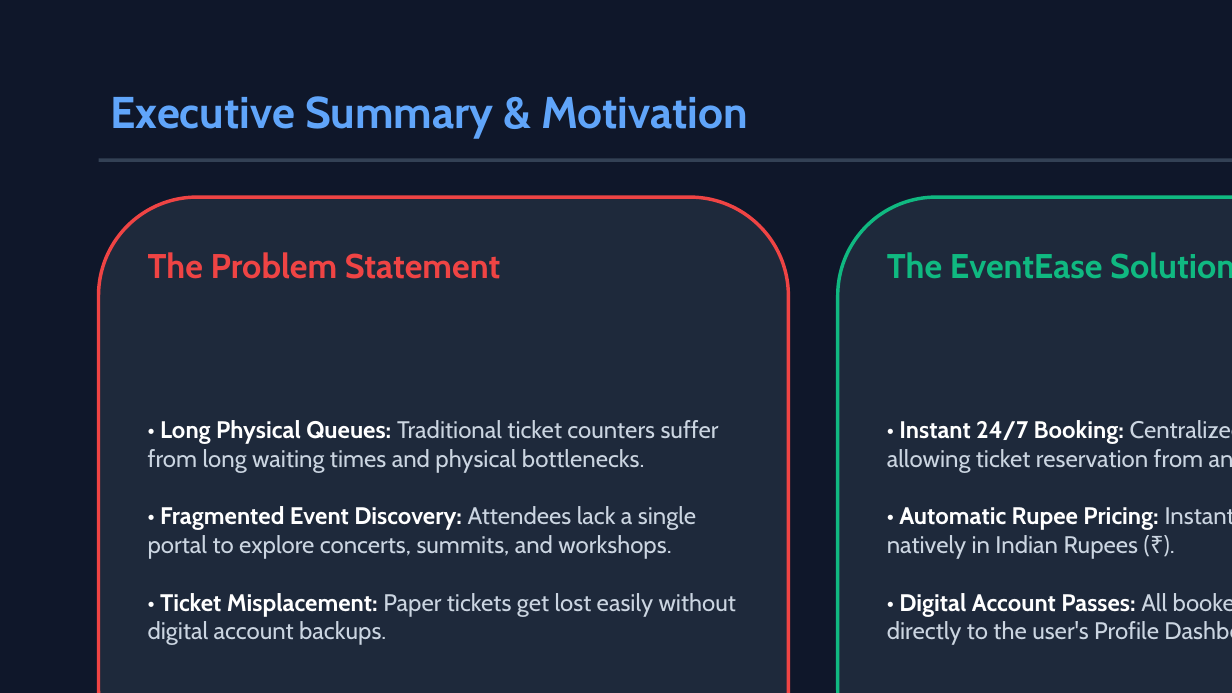
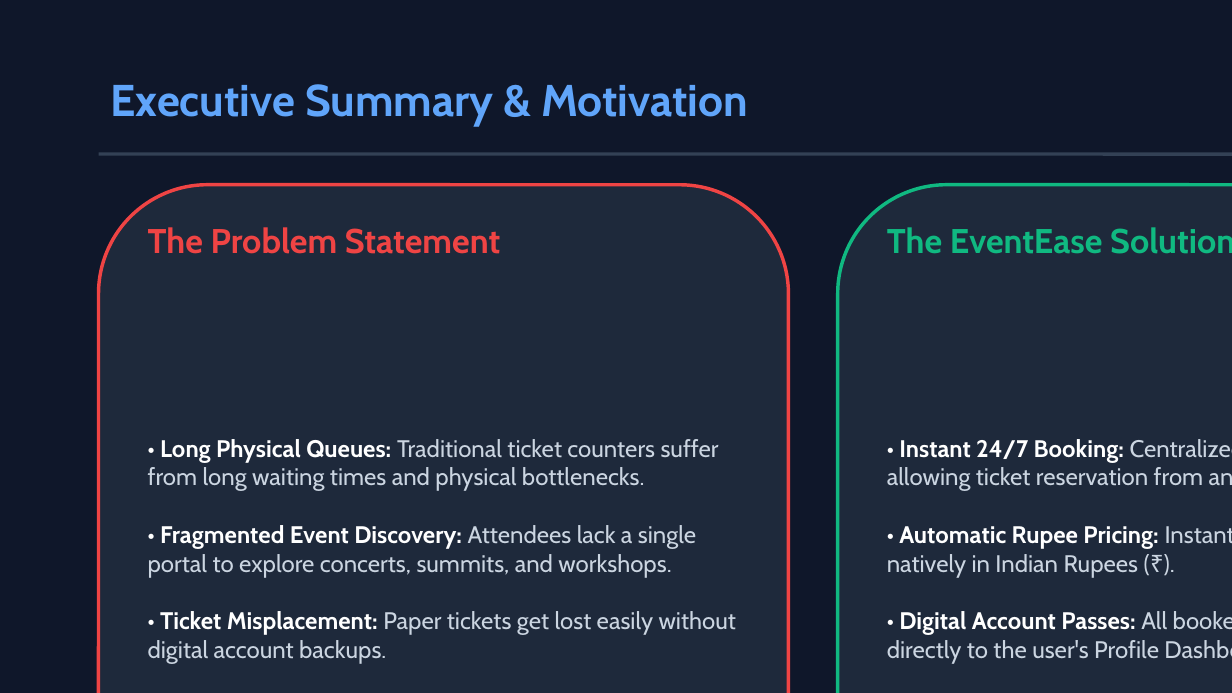
Before and after one commit to sakaliyavinay/EventEase, a slide deck: slide 2 of EventEase_Presentation.pptx. Drawn at 1232x693 pixels with LibreOffice and Linux fonts; fonts in the diff are those of the drawing. Boxes give left, top, right and bottom in pixels: in the first picture for what was removed or moved away, otherwise in the second. Text is boxed around its words. In the diff, an @@ line names an element or a change of style, - is before the commit and + after.

```diff
--- a/EventEase_Presentation.pptx
+++ b/EventEase_Presentation.pptx
@@ text "Executive Summary & Motivation" moved from (x1=111, y1=96, x2=748, y2=139) to (x1=111, y1=84, x2=748, y2=126) @@
@@ line moved from (99, 160) - (1232, 160) to (99, 154) - (1232, 154) @@
@@ rounded rectangle resized from (x1=99, y1=197, x2=788, y2=693) to (x1=99, y1=185, x2=788, y2=693) @@
@@ text "The Problem Statement" moved from (x1=148, y1=252, x2=500, y2=279) to (x1=148, y1=227, x2=500, y2=254) @@
@@ rounded rectangle resized from (x1=838, y1=197, x2=1232, y2=693) to (x1=838, y1=185, x2=1232, y2=693) @@
@@ text "The EventEase Solution" moved from (x1=887, y1=252, x2=1232, y2=279) to (x1=887, y1=227, x2=1232, y2=254) @@
@@ text "• Long Physical Queues: Traditional ..." moved from (x1=148, y1=420, x2=736, y2=645) to (x1=148, y1=439, x2=736, y2=664) @@
@@ text "• Instant 24/7 Booking: Centralized ..." moved from (x1=887, y1=420, x2=1232, y2=645) to (x1=887, y1=439, x2=1232, y2=664) @@
```
Also in this commit, not shown: 9 other slides changed, 1 other file.
